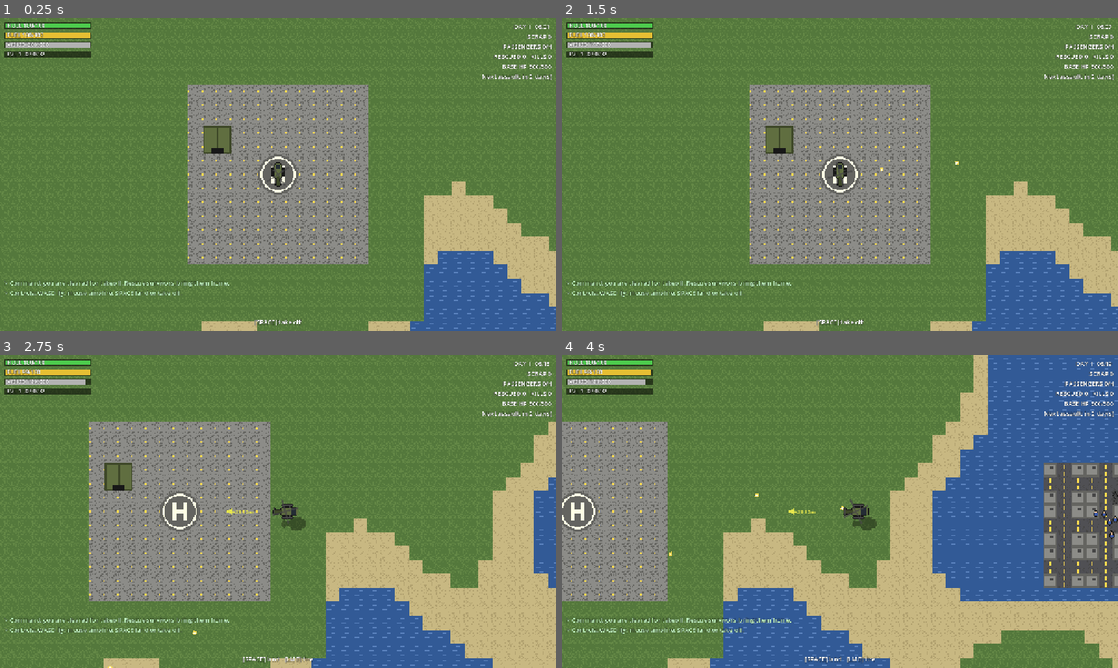
Above: before the commit, frames 1-4 (two rows, left to right).
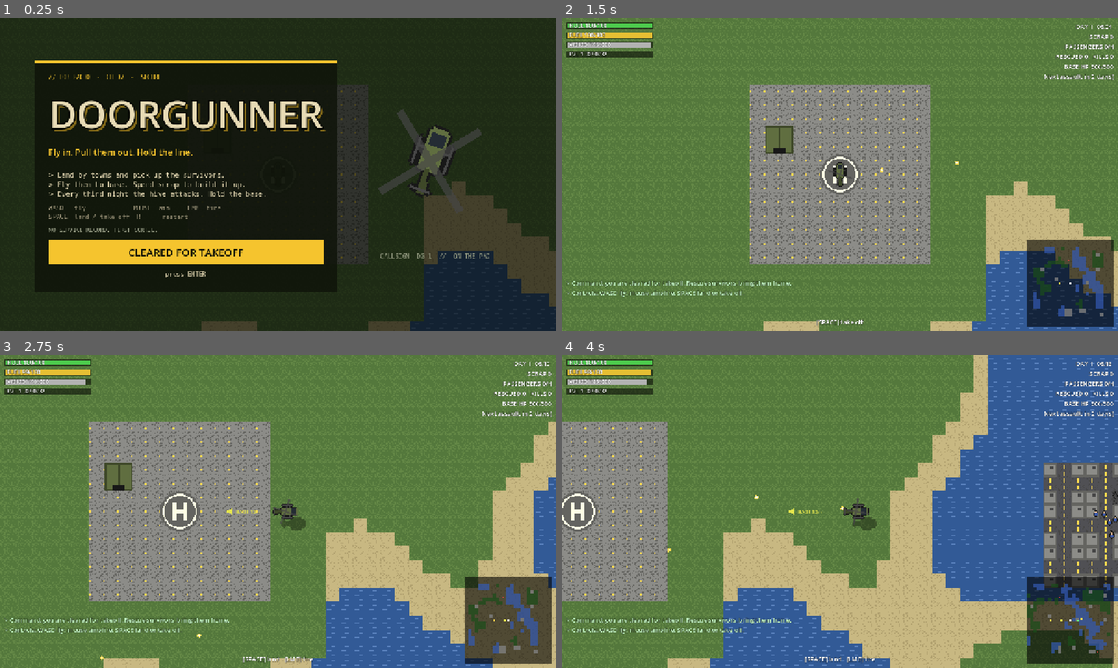
Above: after the commit, the same moments.

Repository: thealextd1337-spec/Doorgunner
Game: Godot game, scene res://scenes/main.tscn
The game is run twice, just before and just after one commit, with the same random seed, the same clock (stepped at 60 frames per second) and the same inputs.
Inputs (mouse positions are in pixels of both pictures, inside the frame that each line leads up to):
- Up to frame 1 (0.25 s): no input
- Up to frame 2 (1.5 s): click (745, 252) at 0.5 s, where only the run after the commit has a clickable "CLEARED FOR TAKEOFF"; tap Enter at 1.25 s; move the mouse to (962, 158) at 1.27 s; press the mouse at (962, 158) at 1.28 s; hold D (move_right) from 1.28 s (still down)
- Up to frame 3 (2.75 s): tap Space (land) at 1.55 s; release D (move_right) at 2 s; release the mouse at (400, 495) at 2 s; drag from (166, 527) to (250, 574) at 2.02 s
- Up to frame 4 (4 s): move the mouse to (895, 442) at 2.77 s; hold D (move_right) 2.78-3.5 s; tap M at 2.85 s; click (895, 442) at 2.92 s; tap Enter at 3.05 s; drag from (812, 574) to (673, 464) at 3.52 s

The runs differ from the first frame. In frame 1, 99% of the frame differs, in the area x 0-100%, y 0-100%; in frame 2, 4.2%; in frame 3, 4.5%; in frame 4, 4.4%.

Commit message:
Title screen, minimap, procedural sound, web export + gh-pages deploy
Co-Authored-By: Claude Fable 5.1 <noreply@anthropic.com>

Diff:
--- a/project.godot
+++ b/project.godot
@@ -10,6 +10,7 @@
 [autoload]
 
 Game="*res://scripts/game_state.gd"
+Sfx="*res://scripts/sfx.gd"
 
 [display]
 
--- a/scripts/base.gd
+++ b/scripts/base.gd
@@ -65,6 +65,7 @@
 	if not Game.running:
 		return
 	Game.base_hp -= amount * (1.0 - 0.12 * Game.base_level.get("barracks", 0))
+	Sfx.play("base_hit", global_position, -6.0)
 	modulate = Color(1, 0.5, 0.5)
 	get_tree().create_timer(0.1).timeout.connect(func(): modulate = Color.WHITE)
 	if Game.base_hp <= 0.0:
@@ -82,6 +83,7 @@
 	Game.fuel = Game.max_fuel
 	Game.ammo = Game.max_ammo
 	Game.hp = Game.max_hp
+	Sfx.play("pickup")
 	var n: int = Game.passengers
 	if n > 0:
 		Game.passengers = 0
--- a/scripts/choice_ui.gd
+++ b/scripts/choice_ui.gd
@@ -50,6 +50,7 @@
 		row.add_child(_card(i, opts[i]))
 	visible = true
 	get_tree().paused = true
+	Sfx.play("levelup")
 	prev_ui_open = Game.world.ui_open # base menu may still be open underneath
 	Game.world.ui_open = true
 
@@ -58,6 +59,7 @@
 	if not visible or i < 0 or i >= options.size():
 		return
 	options[i]["apply"].call()
+	Sfx.play("ui")
 	visible = false
 	get_tree().paused = false
 	Game.world.ui_open = prev_ui_open
--- a/scripts/enemy.gd
+++ b/scripts/enemy.gd
@@ -126,6 +126,7 @@
 
 func hit(amount: float) -> void:
 	hp -= amount
+	Sfx.play("hit", global_position, -14.0)
 	sprite.modulate = Color(1, 0.5, 0.5)
 	get_tree().create_timer(0.08).timeout.connect(func(): if is_instance_valid(self): sprite.modulate = Color.WHITE)
 	if hp <= 0.0:
@@ -138,6 +139,8 @@
 	if randf() < 0.25 or cfg.get("boss", false):
 		Game.scrap += 2 + int(cfg["xp"] / 4)
 	Game.world.spawn_fx(global_position, 2.0 if cfg.get("boss", false) else 1.0)
+	Sfx.play("explosion" if cfg.get("boss", false) else "enemy_die", global_position)
 	if cfg.get("boss", false):
+		Sfx.play("boss_roar", global_position)
 		Game.radio("Hive queen down! Outstanding, gunner.")
 	queue_free()
--- a/scripts/game_state.gd
+++ b/scripts/game_state.gd
@@ -45,6 +45,7 @@
 }
 
 var meta := {"total_rescued": 0, "runs": 0, "best_day": 0, "total_kills": 0}
+var radio_beep_ms := 0
 
 
 func _ready() -> void:
@@ -132,6 +133,7 @@
 
 
 func radio(msg: String) -> void:
+	if Time.get_ticks_msec() >= radio_beep_ms: radio_beep_ms = Time.get_ticks_msec() + 500; Sfx.play("radio", null, -8.0)
 	radio_message.emit(msg)
 
 
--- a/scripts/heli.gd
+++ b/scripts/heli.gd
@@ -42,6 +42,7 @@
 
 
 func _process(delta: float) -> void:
+	Sfx.rotor(Game.running, vel.length() / MAX_SPEED)
 	if not Game.running:
 		return
 	fire_cd -= delta
@@ -89,10 +90,12 @@
 		if Game.fuel > 0.0:
 			landed = false
 			landed_changed.emit(false)
+			Sfx.play("takeoff")
 	elif vel.length() <= LAND_SPEED and Game.world.is_landable(position):
 		landed = true
 		vel = Vector2.ZERO
 		landed_changed.emit(true)
+		Sfx.play("land")
 	else:
 		Game.radio("Pilot: too fast or no clear ground to land.")
 
@@ -102,6 +105,7 @@
 		return
 	fire_cd = FIRE_INTERVAL / Game.stats["fire_rate"]
 	Game.ammo -= 1
+	Sfx.play("gun", null, -4.0)
 	var aim: Vector2 = (get_global_mouse_position() - global_position).normalized()
 	muzzle.position = aim * 18
 	var shots: int = Game.stats["shots"]
@@ -117,6 +121,7 @@
 	if not Game.running:
 		return
 	Game.hp -= amount / Game.stats["armor"]
+	Sfx.play("hit")
 	body.modulate = Color(1, 0.4, 0.4)
 	get_tree().create_timer(0.1).timeout.connect(func(): body.modulate = Color.WHITE)
 	if Game.hp <= 0.0:
--- a/scripts/hud.gd
+++ b/scripts/hud.gd
@@ -7,7 +7,16 @@
 var hint: Label
 var alert: Label
 var compass: Control
+var minimap: Control
 var log_lines: Array[String] = []
+
+const MAP_SIZE := 200.0
+const MAP_SCALE := 16.0 # world px per minimap px
+const MAP_SEEN := 480.0 # POIs this close to the heli become known
+const POI_COLORS := {
+	"survivors": Color(0.4, 1, 0.5), "crate": Color(1, 0.85, 0.3), "upgrade": Color(0.5, 0.8, 1),
+	"radio_tower": Color(1, 1, 1), "wreck": Color(1, 0.5, 0.2), "nest": Color(1, 0.3, 0.9),
+}
 
 
 func _ready() -> void:
@@ -33,6 +42,12 @@
 	compass.mouse_filter = Control.MOUSE_FILTER_IGNORE
 	compass.draw.connect(_draw_compass)
 	root.add_child(compass)
+	minimap = Control.new()
+	minimap.position = Vector2(1280 - MAP_SIZE - 10, 720 - MAP_SIZE - 10)
+	minimap.size = Vector2(MAP_SIZE, MAP_SIZE)
+	minimap.mouse_filter = Control.MOUSE_FILTER_IGNORE
+	minimap.draw.connect(_draw_minimap)
+	root.add_child(minimap)
 	Game.radio_message.connect(_on_radio)
 
 
@@ -96,6 +111,7 @@
 	if Game.fuel < Game.max_fuel * 0.2 and alert.text == "":
 		alert.text = "LOW FUEL"
 	compass.queue_redraw()
+	minimap.queue_redraw()
 
 
 func _on_radio(msg: String) -> void:
@@ -123,4 +139,44 @@
 	var tip := center + dir * 120.0
 	var pts := PackedVector2Array([tip, tip - dir * 14 + dir.orthogonal() * 7, tip - dir * 14 - dir.orthogonal() * 7])
 	compass.draw_polygon(pts, PackedColorArray([color, color, color]))
-	compass.draw_string(ThemeDB.fallback_font, tip - dir * 30 + Vector2(-24, 5), "%s %dm" % [text, int(dist / 10.0)], HORIZONTAL_ALIGNMENT_LEFT, -1, 12, color)
+	compass.draw_string(ThemeDB.fallback_font, tip - dir * 52 + Vector2(-40, 5), "%s %dm" % [text, int(dist / 10.0)], HORIZONTAL_ALIGNMENT_CENTER, 80, 12, color)
+
+
+## North-up minimap centred on the heli: coarse terrain, base, known POIs, enemies.
+func _draw_minimap() -> void:
+	if Game.heli == null:
+		return
+	var heli_pos: Vector2 = Game.heli.global_position
+	var half := MAP_SIZE / 2.0
+	minimap.draw_rect(Rect2(Vector2.ZERO, Vector2(MAP_SIZE, MAP_SIZE)), Color(0, 0, 0, 0.6))
+	var step := 8.0 # minimap px per terrain sample
+	var chunks: Node = Game.world.chunks
+	for x in range(0, int(MAP_SIZE), int(step)):
+		for y in range(0, int(MAP_SIZE), int(step)):
+			var wp := heli_pos + (Vector2(x, y) + Vector2(step, step) / 2.0 - Vector2(half, half)) * MAP_SCALE
+			var t: int = chunks.tile_at(wp)
+			var c := Color(0, 0, 0, 0)
+			if t == chunks.T.WATER:
+				c = Color(0.2, 0.35, 0.7, 0.7)
+			elif t == chunks.T.FOREST:
+				c = Color(0.1, 0.3, 0.1, 0.7)
+			elif t == chunks.T.BUILDING or t == chunks.T.RUIN or t == chunks.T.ROAD:
+				c = Color(0.5, 0.5, 0.5, 0.8)
+			if c.a > 0.0:
+				minimap.draw_rect(Rect2(Vector2(x, y), Vector2(step, step)), c)
+	var to_map := func(wp: Vector2) -> Vector2:
+		return ((wp - heli_pos) / MAP_SCALE + Vector2(half, half)).clamp(Vector2(2, 2), Vector2(MAP_SIZE - 2, MAP_SIZE - 2))
+	minimap.draw_rect(Rect2(to_map.call(Game.world.base.global_position) - Vector2(3, 3), Vector2(6, 6)), Color(1, 1, 0.3))
+	for p in Game.world.pois:
+		if not is_instance_valid(p) or p.done:
+			continue
+		if not p.discovered and heli_pos.distance_squared_to(p.global_position) < MAP_SEEN * MAP_SEEN:
+			p.discovered = true
+		if p.discovered:
+			minimap.draw_rect(Rect2(to_map.call(p.global_position) - Vector2(2, 2), Vector2(4, 4)), POI_COLORS.get(p.kind, Color.WHITE))
+	for e in get_tree().get_nodes_in_group("enemies"):
+		var mp: Vector2 = (e.global_position - heli_pos) / MAP_SCALE + Vector2(half, half)
+		if mp.x >= 0 and mp.y >= 0 and mp.x < MAP_SIZE and mp.y < MAP_SIZE:
+			minimap.draw_rect(Rect2(mp - Vector2(1, 1), Vector2(2, 2)), Color(1, 0.25, 0.25))
+	minimap.draw_rect(Rect2(Vector2(half - 2, half - 2), Vector2(4, 4)), Color.WHITE)
+	minimap.draw_rect(Rect2(Vector2.ZERO, Vector2(MAP_SIZE, MAP_SIZE)), Color(0.8, 0.8, 0.7, 0.8), false, 1.0)
--- a/scripts/main.gd
+++ b/scripts/main.gd
@@ -48,8 +48,24 @@
 	var test: String = {"1": "smoke", "poi": "poi_test", "base": "base_test", "ui": "ui_test", "shot": "shot"}.get(OS.get_environment("SMOKE"), "")
 	if test != "":
 		add_child(load("res://tests/%s.gd" % test).new())
+	else:
+		_show_title()
 	Game.radio("Command: you are cleared for takeoff. Rescue survivors, bring them home.")
 	Game.radio("Controls: WASD fly, mouse aim/fire, SPACE land or take off.")
+
+
+func _show_title() -> void:
+	var title: CanvasLayer = preload("res://scripts/title_ui.gd").new()
+	add_child(title)
+	Game.running = false
+	ui_open = true
+	hud.visible = false
+	title.start_pressed.connect(func():
+		Game.running = true
+		ui_open = false
+		hud.visible = true
+		Sfx.play("ui"))
+	title.open()
 
 
 func _process(_delta: float) -> void:
--- a/scripts/poi.gd
+++ b/scripts/poi.gd
@@ -90,6 +90,8 @@
 		return
 	if done or position.distance_to(Game.heli.position) > LAND_DIST:
 		return
+	if kind != "survivors":
+		Sfx.play("pickup")
 	match kind:
 		"survivors":
 			loading = true
@@ -174,6 +176,7 @@
 		return
 	Game.passengers += 1
 	Game.add_xp(4)
+	Sfx.play("board")
 	survivors.erase(s)
 	s.queue_free()
 	boarded += 1
@@ -190,6 +193,7 @@
 		queen_called = true
 		Game.world.spawn_enemy("boss", position + Vector2(40, 0))
 		Game.radio("Gunner: hive queen sighted!")
+		Sfx.play("boss_roar", position)
 	if d2 > 700.0 * 700.0:
 		return
 	spawn_cd -= delta
@@ -210,5 +214,6 @@
 		Game.scrap += 30
 		Game.world.spawn_fx(position, 2.0)
 		Game.radio("Gunner: hive nest destroyed!")
+		Sfx.play("explosion", position)
 		remove_from_group("enemies")
 		_finish(true)
--- /dev/null
+++ b/scripts/sfx.gd
@@ -0,0 +1,73 @@
+extends Node
+## Autoload "Sfx": pooled one-shot players, rotor loop, M mutes the master bus.
+## Streams load lazily from res://assets/sfx/<name>.wav. On the web, playback silently waits for the first user gesture.
+
+const POOL := 12
+const MAX_DIST := 900.0
+
+var muted := false
+var streams := {}
+var players: Array[AudioStreamPlayer] = []
+var rotor_player: AudioStreamPlayer
+var next_idx := 0
+
+
+func _ready() -> void:
+	process_mode = PROCESS_MODE_ALWAYS # UI sounds must play while choice_ui pauses the tree
+	for i in POOL:
+		var p := AudioStreamPlayer.new()
+		add_child(p)
+		players.append(p)
+	rotor_player = AudioStreamPlayer.new()
+	add_child(rotor_player)
+
+
+func _unhandled_input(event: InputEvent) -> void:
+	if event is InputEventKey and event.pressed and not event.echo and event.keycode == KEY_M:
+		muted = not muted
+		AudioServer.set_bus_mute(0, muted)
+
+
+func _stream(name: String) -> AudioStreamWAV:
+	if not streams.has(name):
+		var path := "res://assets/sfx/%s.wav" % name
+		streams[name] = load(path) if ResourceLoader.exists(path) else null
+		if streams[name] == null:
+			push_warning("Sfx: missing %s" % path)
+	return streams[name]
+
+
+## pos (Vector2 or null) only sets a distance falloff from the heli; sounds beyond MAX_DIST are dropped.
+func play(name: String, pos = null, volume_db := 0.0, pitch_jitter := 0.1) -> void:
+	var s := _stream(name)
+	if s == null:
+		return
+	if pos != null and Game.heli != null:
+		var d: float = Game.heli.global_position.distance_to(pos)
+		if d >= MAX_DIST:
+			return
+		volume_db += linear_to_db(1.0 - d / MAX_DIST)
+	var p := players[next_idx]
+	next_idx = (next_idx + 1) % POOL
+	p.stream = s
+	p.volume_db = volume_db
+	p.pitch_scale = 1.0 + randf_range(-pitch_jitter, pitch_jitter)
+	p.play()
+
+
+func rotor(on: bool, speed01: float) -> void:
+	if not on:
+		rotor_player.stop()
+		return
+	if rotor_player.stream == null:
+		var s := _stream("rotor")
+		if s == null:
+			return
+		s.loop_mode = AudioStreamWAV.LOOP_FORWARD
+		s.loop_end = s.data.size() / 2 # 16-bit mono: 2 bytes per frame
+		rotor_player.stream = s
+	var landed: bool = Game.heli != null and Game.heli.landed
+	rotor_player.pitch_scale = 0.8 if landed else lerpf(0.9, 1.3, clampf(speed01, 0.0, 1.0))
+	rotor_player.volume_db = -18.0 if landed else -9.0
+	if not rotor_player.playing:
+		rotor_player.play()
--- a/scripts/spawner.gd
+++ b/scripts/spawner.gd
@@ -78,6 +78,7 @@
 func _on_attack(day: int) -> void:
 	wave_left = 10 + day * 3
 	wave_cd = 0.0
+	Sfx.play("alarm")
 	if day % (Game.ATTACK_EVERY_DAYS * 2) == 0:
 		Game.world.spawn_enemy("boss", Game.world.base.global_position + Vector2(800, 0).rotated(randf() * TAU), true)
 
--- /dev/null
+++ b/scripts/title_ui.gd
@@ -0,0 +1,128 @@
+extends CanvasLayer
+## Title screen over the live world. ENTER / SPACE / START button emits start_pressed once and hides.
+
+signal start_pressed
+
+const SAND := Color(0.91, 0.86, 0.71)
+const ACCENT := Color(0.96, 0.77, 0.18) # warning yellow
+const PANEL := Color(0.06, 0.08, 0.04, 0.86)
+const OLIVE := Color(0.33, 0.37, 0.2)
+
+var mono := SystemFont.new()
+var stats: Label
+var hint: Label
+var rotor: Sprite2D
+var t := 0.0
+
+
+func _ready() -> void:
+	layer = 40
+	process_mode = PROCESS_MODE_ALWAYS
+	visible = false
+	mono.font_names = PackedStringArray(["Consolas", "DejaVu Sans Mono", "monospace"])
+	var dim := ColorRect.new()
+	dim.set_anchors_preset(Control.PRESET_FULL_RECT)
+	dim.color = Color(0.02, 0.03, 0.01, 0.68)
+	add_child(dim)
+	# big decorative heli on the right, over the real base
+	var heli := Node2D.new()
+	heli.position = Vector2(990, 330)
+	heli.scale = Vector2(6, 6)
+	heli.rotation = 0.35
+	add_child(heli)
+	var body := Sprite2D.new()
+	body.texture = load("res://assets/sprites/heli.png")
+	heli.add_child(body)
+	rotor = Sprite2D.new()
+	rotor.texture = load("res://assets/sprites/rotor.png")
+	rotor.scale = Vector2(1.5, 1.5)
+	heli.add_child(rotor)
+	var call := _label("CALLSIGN  DG-1  //  ON THE PAD", 14, OLIVE.lightened(0.4), mono)
+	call.position = Vector2(875, 540)
+	add_child(call)
+
+	var panel := PanelContainer.new()
+	panel.position = Vector2(80, 96)
+	panel.custom_minimum_size = Vector2(640, 0)
+	var sb := StyleBoxFlat.new()
+	sb.bg_color = PANEL
+	sb.border_width_top = 8
+	sb.border_color = ACCENT
+	sb.set_content_margin_all(32)
+	panel.add_theme_stylebox_override("panel", sb)
+	add_child(panel)
+	var v := VBoxContainer.new()
+	v.add_theme_constant_override("separation", 14)
+	panel.add_child(v)
+	v.add_child(_label("// FOB RADIO  -  CH 07  -  SECURE", 13, ACCENT, mono))
+	var title := _label("DOORGUNNER", 88, SAND)
+	title.add_theme_color_override("font_outline_color", Color(0.02, 0.03, 0.01))
+	title.add_theme_constant_override("outline_size", 14)
+	title.add_theme_color_override("font_shadow_color", ACCENT.darkened(0.45))
+	title.add_theme_constant_override("shadow_offset_x", 6)
+	title.add_theme_constant_override("shadow_offset_y", 6)
+	v.add_child(title)
+	v.add_child(_label("Fly in. Pull them out. Hold the line.", 20, ACCENT))
+	var rule := ColorRect.new()
+	rule.custom_minimum_size = Vector2(0, 2)
+	rule.color = OLIVE
+	v.add_child(rule)
+	v.add_child(_label("> Land by towns and pick up the survivors.\n> Fly them to base. Spend scrap to build it up.\n> Every third night the hive attacks. Hold the base.", 16, SAND, mono))
+	v.add_child(_label("WASD   fly             MOUSE  aim     LMB  fire\nSPACE  land / take off  R      restart", 14, SAND.darkened(0.3), mono))
+	stats = _label("", 13, OLIVE.lightened(0.45), mono)
+	v.add_child(stats)
+	var btn := Button.new()
+	btn.text = "CLEARED FOR TAKEOFF"
+	btn.custom_minimum_size = Vector2(0, 56)
+	btn.add_theme_font_size_override("font_size", 24)
+	for state in ["normal", "hover", "pressed", "focus"]:
+		var s := StyleBoxFlat.new()
+		s.bg_color = ACCENT if state != "hover" else ACCENT.lightened(0.2)
+		if state == "focus":
+			s.draw_center = false
+		btn.add_theme_stylebox_override(state, s)
+	for c in ["font_color", "font_hover_color", "font_pressed_color", "font_focus_color"]:
+		btn.add_theme_color_override(c, Color(0.06, 0.07, 0.03))
+	btn.pressed.connect(_start)
+	v.add_child(btn)
+	hint = _label("press ENTER", 14, SAND, mono)
+	hint.horizontal_alignment = HORIZONTAL_ALIGNMENT_CENTER
+	v.add_child(hint)
+
+
+func _label(text: String, size: int, color: Color, font: Font = null) -> Label:
+	var l := Label.new()
+	l.text = text
+	l.add_theme_font_size_override("font_size", size)
+	l.add_theme_color_override("font_color", color)
+	if font:
+		l.add_theme_font_override("font", font)
+	return l
+
+
+func open() -> void:
+	var m: Dictionary = Game.meta
+	stats.text = "NO SERVICE RECORD. FIRST SORTIE." if m["runs"] == 0 else "SERVICE RECORD  sorties %d  rescued %d  kills %d  best day %d" % [m["runs"], m["total_rescued"], m["total_kills"], m["best_day"]]
+	visible = true
+
+
+func _process(delta: float) -> void:
+	if not visible:
+		return
+	t += delta
+	rotor.rotation += 9.0 * delta
+	hint.modulate.a = 1.0 if fmod(t, 1.2) < 0.8 else 0.15
+
+
+func _input(event: InputEvent) -> void:
+	if visible and event is InputEventKey and event.pressed and not event.echo and event.keycode in [KEY_ENTER, KEY_KP_ENTER, KEY_SPACE]:
+		get_viewport().set_input_as_handled()
+		_start()
+
+
+func _start() -> void:
+	if not visible:
+		return
+	visible = false
+	# delayed a few frames so this SPACE press is not also read as "take off" by the heli
+	get_tree().create_timer(0.05).timeout.connect(start_pressed.emit)
--- a/scripts/turret.gd
+++ b/scripts/turret.gd
@@ -33,6 +33,7 @@
 		return
 	var dir: Vector2 = (best.global_position - global_position).normalized()
 	sprite.rotation = dir.angle() + PI / 2
+	Sfx.play("gun", global_position, -10.0)
 	var b := preload("res://scripts/bullet.gd").new()
 	b.setup(global_position + dir * 10, dir, DAMAGE, 0)
 	Game.world.add_child(b)
Not shown, added: assets/sfx/alarm.wav.import
Not shown, added: assets/sfx/base_hit.wav.import
Not shown, added: assets/sfx/board.wav.import
Not shown, added: assets/sfx/boss_roar.wav.import
Not shown, added: assets/sfx/enemy_die.wav.import
Not shown, added: assets/sfx/explosion.wav.import
Not shown, added: assets/sfx/gun.wav.import
Not shown, added: assets/sfx/hit.wav.import
Not shown, added: assets/sfx/land.wav.import
Not shown, added: assets/sfx/levelup.wav.import
Not shown, added: assets/sfx/pickup.wav.import
Not shown, added: assets/sfx/radio.wav.import
(and 26 more such lines)
